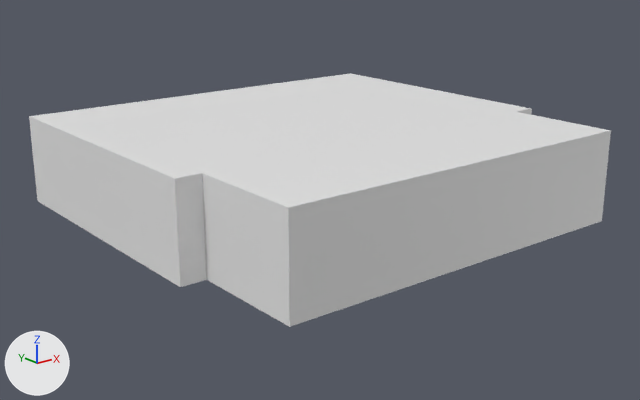
Two versions of the COLLADA model models/omnivelma/meshes/visual/base.dae, one commit apart.
Rendered twice from a 50 mm camera at (-0.953, -1.192, 0.413) aimed at (-0.011, -0.015, -0.058). The lights are fixed; the arrows at lower left show +X, +Y and +Z.

The first picture shows 'Base'.
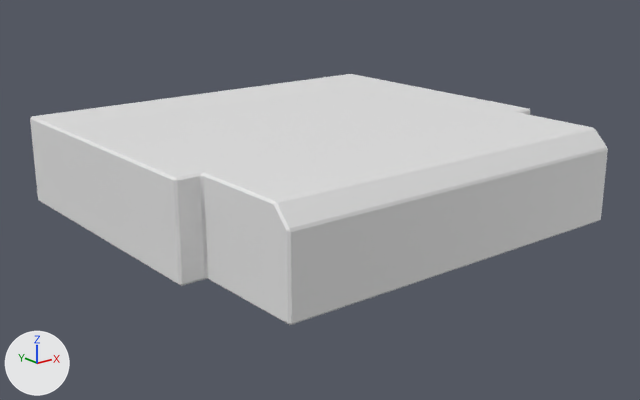
What differs and where, as boxes [x1, y1, x2, y2] in the pictures (640 x 400 px):
'Base', reshaped, rescaled
    before: [29, 73, 611, 327]
    after: [30, 74, 608, 325]

Diff of the bpy script that builds the scene:
```diff
--- a/models/omnivelma/meshes/visual/base.dae.py
+++ b/models/omnivelma/meshes/visual/base.dae.py
@@ me_cube_001 @@
 # used by ob_base; location = (0.0, 0.0, 0.0); scale = (0.76, 0.72, 0.16)
-me_cube_001.from_pydata(...)  # 16 vertices, 28 faces; spans x -0.5..0.5, y -0.5..0.5, z -0.5..0.5
+me_cube_001.from_pydata(...)  # 54 vertices, 104 faces; spans x -0.38..0.38, y -0.36..0.36, z -0.08..0.08
+# me_cube_001 part 1: the whole mesh is rebuilt
@@ ob_base @@
 ob_base.location = (0.0, 0.0, 0.0)
-ob_base.scale = (0.76, 0.72, 0.16)
```
